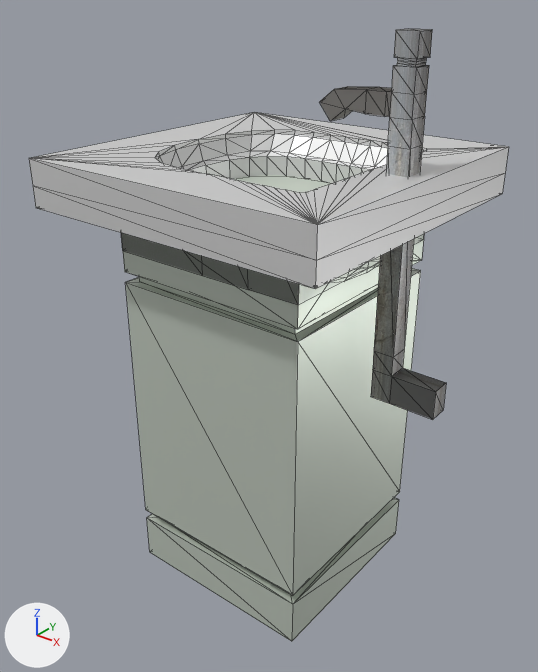
Renders of the glTF model media/sink/sink.glb from each side of a commit.
Camera for both pictures: a camera (50 mm lens) standing at (4.1, -5.23, 5.84) and looking at (0.02, -0.13, 2.68). Arrows for +X, +Y and +Z are at lower left; the lights stay in place. Mesh edges are drawn as thin lines. Where no turn or scale is listed for an object, it has been applied to the vertices. Vertices at the same position are counted once.

The first picture shows 'Cube.001', 'base', 'glass', 'sink'.
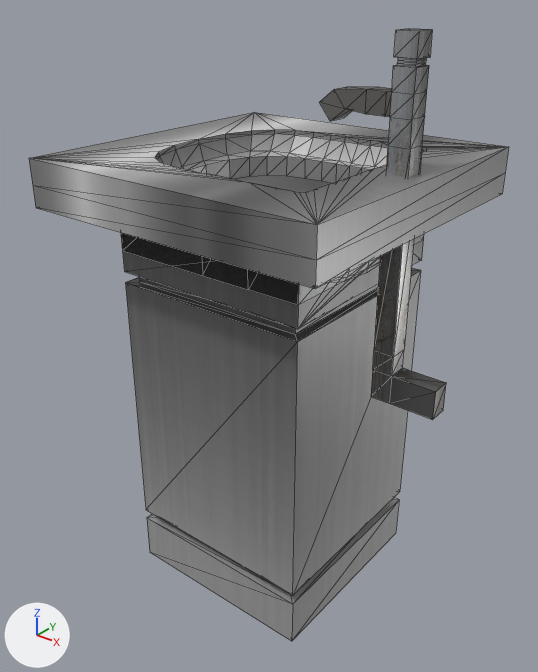
The change in detail:
Picture 'metaal' (img_metaal) is new.
In material 'Material' (mat_material), base_color is no longer (0.729, 0.8, 0.704), white #dee7da.
In material 'Material' (mat_material), texture is now set to img_metaal.
In material 'Material.002' (mat_material_002), roughness goes from 0.5 to 0.317.
me_plane has 212 vertices, 424 faces and spans x -1.51..1.51, y -1.51..1.51, z -0.2..0.24.
me_plane is used by ob_glass; location (0.0, 0.0, 4.19).
Part 1, on me_plane:
170 faces are deleted.
170 new faces join them.
me_plane part 2: 254 faces spanning x -1.51..1.51, y -1.51..1.51, z -0.2..0.24 switch from mat_material_001 (white #e7e7e7) to mat_material (picture img_metaal).

Changed parts and their boxes (x1, y1, x2, y2) in the pictures (538 x 672 px; the box of a moved part takes in the faces that stretch with it):
'base', surface changed
    both: (121, 175, 424, 641)
'glass', surface changed
    both: (29, 112, 509, 289)
'Cube.001', surface changed
    both: (320, 29, 446, 419)
'sink', surface changed (grey to black)
    both: (121, 234, 424, 305)
part 1 of me_plane, moved or reshaped
    both: (29, 112, 509, 289)
part 2 of me_plane, recoloured
    both: (31, 112, 507, 224)
